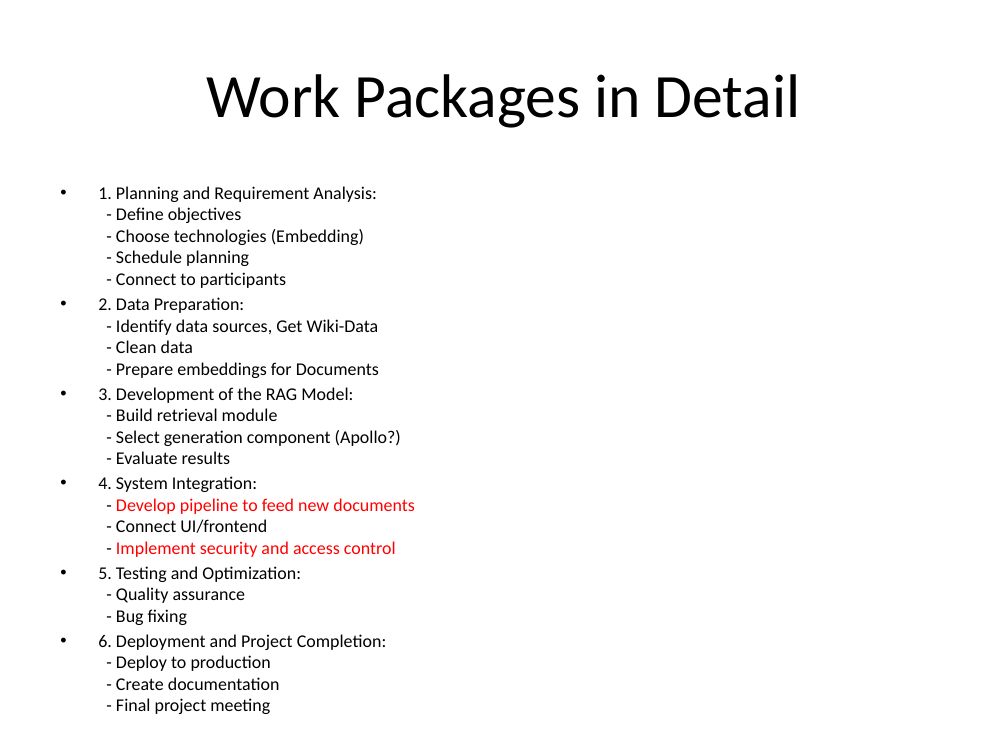
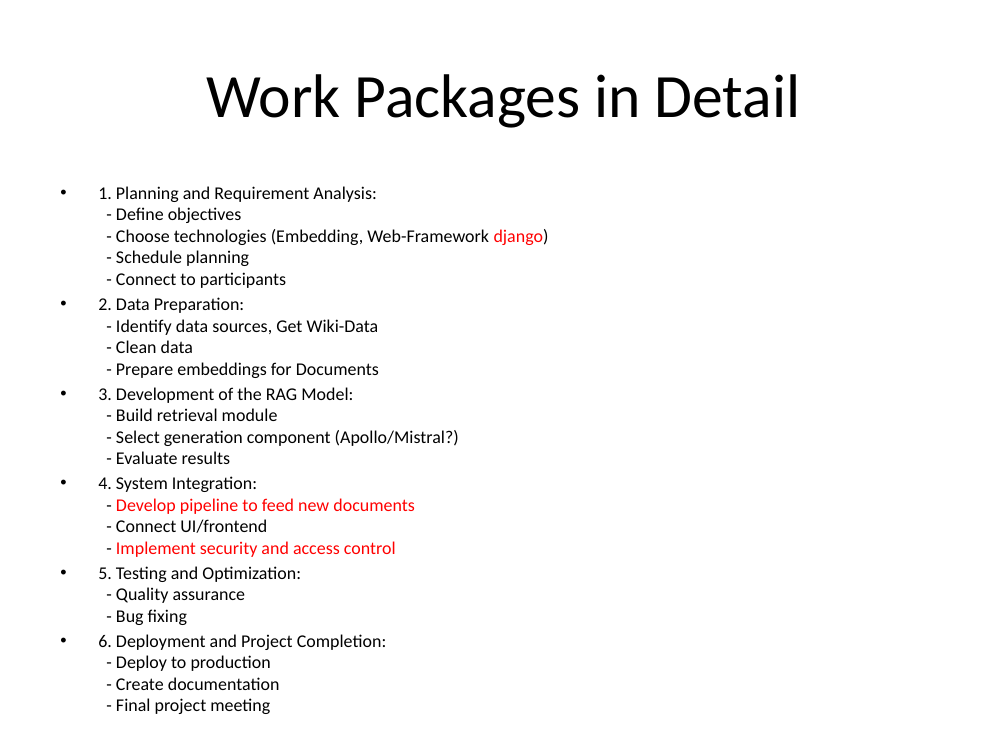
Before and after one commit to MathysDev/RAG-QA-Bot, a slide deck: slide 3 of Project_Structure_QA_Bot.pptx. Drawn at 1008x756 pixels with LibreOffice and Linux fonts; fonts in the diff are those of the drawing. Boxes give left, top, right and bottom in pixels: in the first picture for what was removed or moved away, otherwise in the second. Text is boxed around its words. In the diff, an @@ line names an element or a change of style, - is before the commit and + after.

```diff
--- a/Project_Structure_QA_Bot.pptx
+++ b/Project_Structure_QA_Bot.pptx
@@ text at box(98, 186, 549, 288): text changed @@
-• 1. Planning and Requirement Analysis:
-  - Define objectives
-  - Choose technologies (Embedding)
-  - Schedule planning
-  - Connect to participants
+• 1. Planning and Requirement Analysis:
+  - Define objectives
+  - Choose technologies (Embedding, Web-Framework django)
+  - Schedule planning
+  - Connect to participants
@@ text at box(98, 387, 459, 464): text changed @@
-• 3. Development of the RAG Model:
-  - Build retrieval module
-  - Select generation component (Apollo?)
-  - Evaluate results
+• 3. Development of the RAG Model:
+  - Build retrieval module
+  - Select generation component (Apollo/Mistral?)
+  - Evaluate results
```
Also in this commit, not shown: 10 other files.
